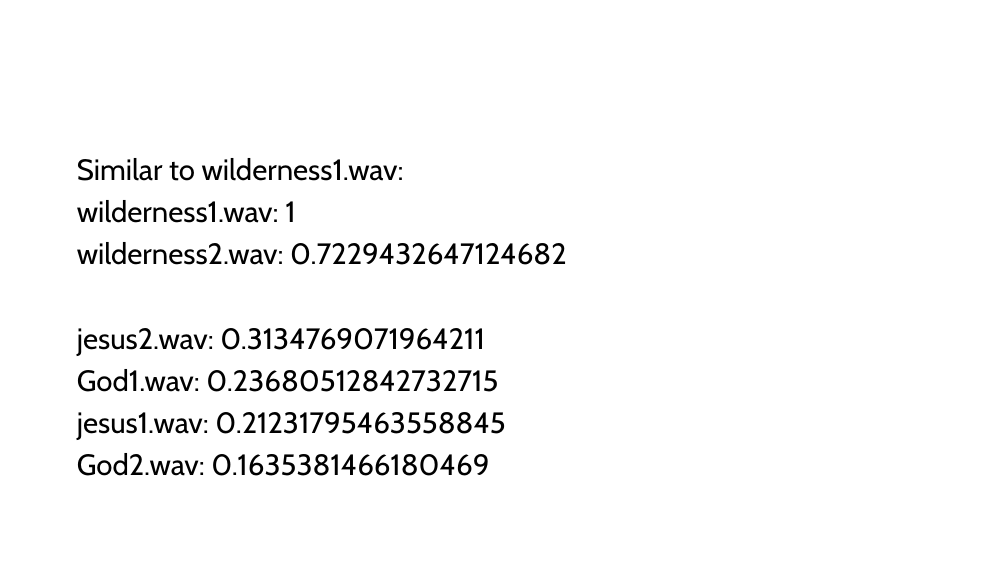
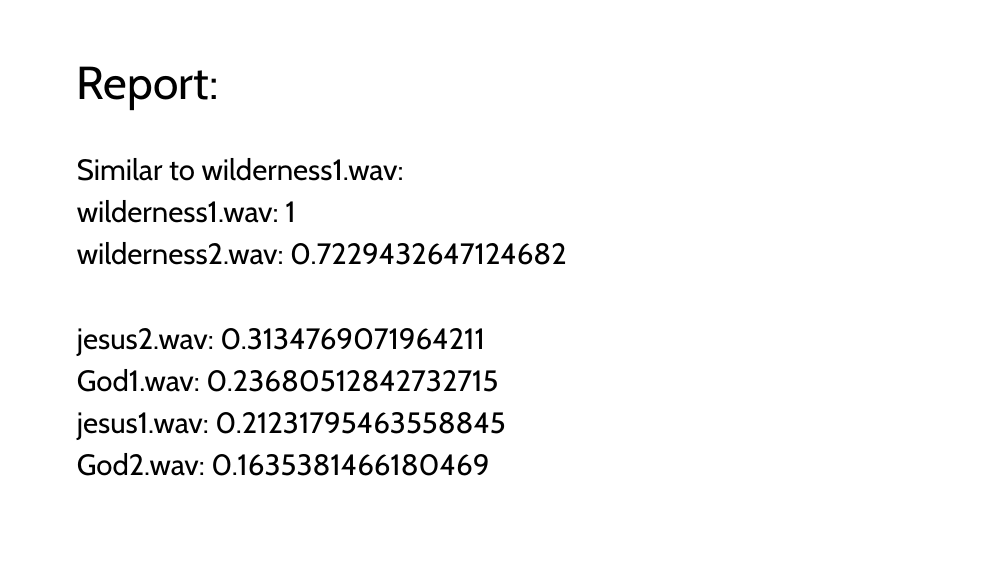
Before and after one commit to PENNET-dev/hackathon-uW-2024, a slide deck: slide 8 of Hackathon Presentation.pptx (slide 4 before the commit). Drawn at 1008x567 pixels with LibreOffice and Linux fonts; fonts in the diff are those of the drawing. Boxes give left, top, right and bottom in pixels: in the first picture for what was removed or moved away, otherwise in the second. Text is boxed around its words. In the diff, an @@ line names an element or a change of style, - is before the commit and + after.

```diff
--- a/Hackathon Presentation.pptx
+++ b/Hackathon Presentation.pptx
@@ title added at bbox=[77, 66, 219, 110], 44 pt, text #000000 @@
+Report:
```
Also in this commit, not shown: 1 other slide changed, 6 slides added, 2 slides removed.
